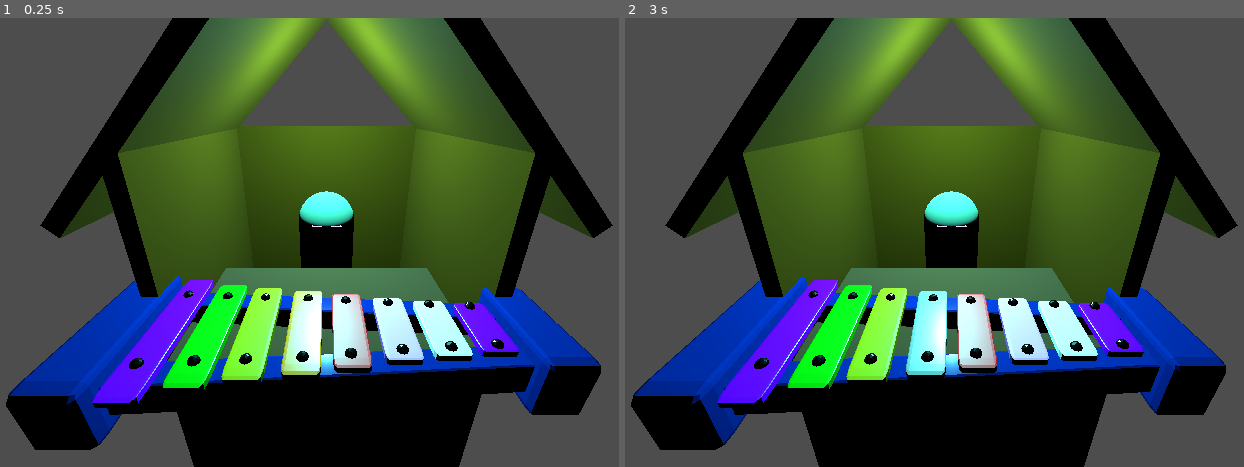
Above: before the commit, frames 1-2 (left to right).
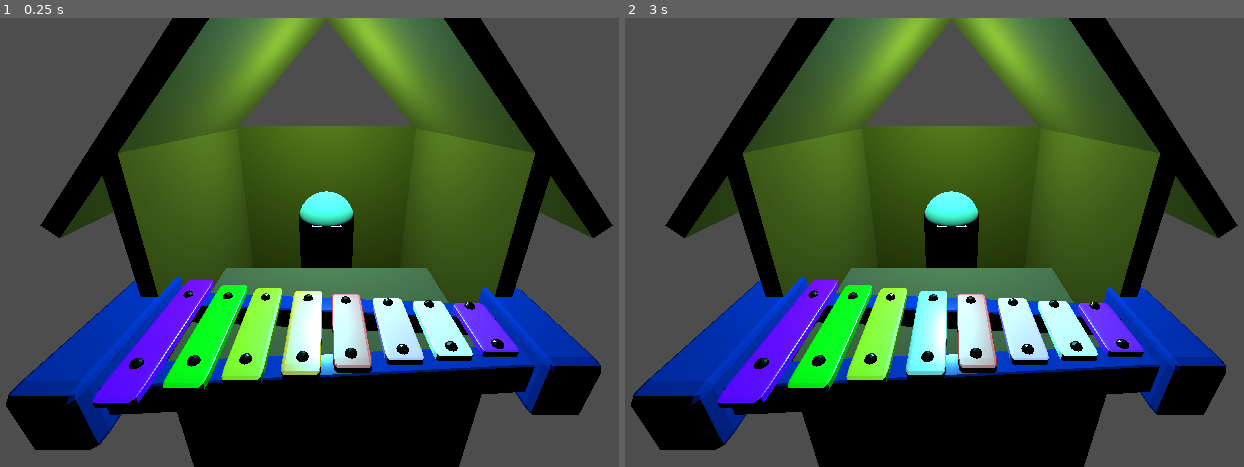
Above: after the commit, the same moments.

Repository: Zailef/GameOff2024
Game: Godot game, scene res://scenes/characters/musician/musician_stall.tscn
Same seed, same stepped clock (60 frames per second), same inputs: the game is played once before the commit and once after it. This scene is started directly instead of the project's main scene. Sound files missing from this copy of the repository are replaced by a short silence.
Inputs (mouse positions are in pixels of both pictures, inside the frame that each line leads up to):
- Up to frame 1 (0.25 s): no input
- Up to frame 2 (3 s): tap Enter at 0.5, 2 s; move the mouse to (1126, 220) at 0.52 s; hold D (turn_right) 0.53-1.28 s; tap Mouse wheel up (camera_zoom_in) at 0.6 s; click (1126, 220) at 0.67 s; tap Space (jump) at 0.77, 1.25, 1.52, 2.75 s; move the mouse to (792, 264) at 1.27 s; hold S (move_backwards) 1.28-2.03 s; tap Mouse wheel down (camera_zoom_out) at 1.35 s; move the mouse to (1033, 143) at 2.02 s; hold D (turn_right) 2.03-2.78 s; tap E (interact) at 2.1 s; move the mouse to (909, 332) at 2.77 s; hold W (move_forwards) from 2.78 s (still down); tap Shift (sprint) at 2.85 s; click (909, 332) at 2.92 s

The runs differ from the first frame. In frame 1, 0.5% of the frame differs, in the area x 21-84%, y 63-77%; in frame 2, 0.5%.
Error in both runs: Invalid access of index '0' on a base object of type: 'Array'. (res://scenes/characters/musician/player_input_state.gd:18)

Commit message:
Fix the highlighting issue with C3 and C4 on the xylophone

Diff:
--- a/scenes/characters/musician/xylophone.gd
+++ b/scenes/characters/musician/xylophone.gd
@@ -14,7 +14,7 @@
 	"G3": 6,
 	"A4": 7,
 	"B4": 8,
-	"C4": 2
+	"C4": 9
 }
 
 func _ready():
@@ -27,7 +27,6 @@
 		if event.pressed:
 			note_played.emit(area.get_groups()[0])
 
-# TODO: fix the issue with material override for C highlighting both C3 and C4
 func get_surface_material_override_by_note(note: String) -> Callable:
 	var note_index = note_to_index_map[note]
 	var material = xylophone_mesh.get_active_material(note_index)
Binary file changed: models/items/xylophone.glb
